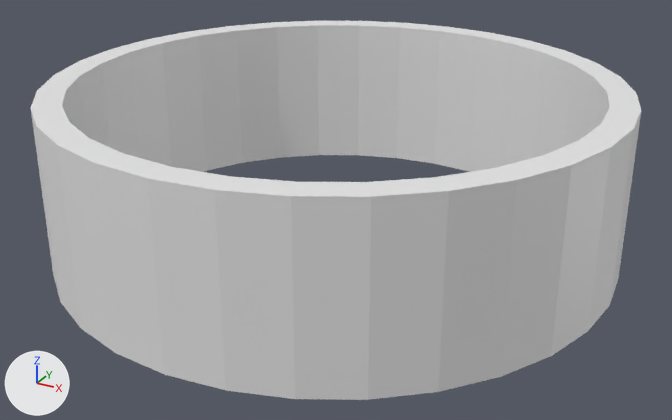
The Blender file onPipe/Assets/PipeHead.blend: old version first, new version second.
Both versions are drawn from a camera (50 mm lens) standing at (1.491, -2.712, 1.181) and looking at (0.031, -0.056, -0.147). The axes (+X, +Y, +Z) are drawn at lower left. The lights are the same throughout.

Script lines for the objects in view, before the commit:
```python
me_cylinder = bpy.data.meshes.new('Cylinder')
me_cylinder.from_pydata(...)  # 128 vertices, 128 faces; spans x -1.0..1.0, y -1.0..1.0, z -1.0..1.0
ob_cylinder = bpy.data.objects.new('Cylinder', me_cylinder)
ob_cylinder.location = (0.0, 0.0, 0.0)
ob_cylinder.scale = (1.0, 1.0, 0.297)
```
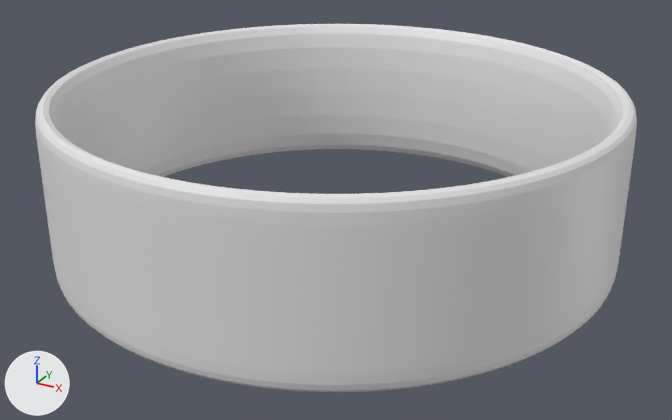
Where the change shows, as pixel boxes (x1, y1, x2, y2) in the pictures (672 x 420 px):
'Cylinder', reshaped, modifiers changed: before (31, 21, 641, 400); after (35, 24, 637, 392)
part 1 of me_cylinder, built on: before (31, 111, 641, 400); after (35, 98, 637, 392)

Edits to the bpy script that builds the scene:
```text
Change me_cylinder:
    used by ob_cylinder; location = (0.0, 0.0, 0.0); scale = (1.0, 1.0, 0.297)
    remove me_cylinder.from_pydata(...)  # 128 vertices, 128 faces; spans x -1.0..1.0, y -1.0..1.0, z -1.0..1.0
    add me_cylinder.from_pydata(...)  # 192 vertices, 192 faces; spans x -1.0..1.0, y -1.0..1.0, z -1.0..1.0
    me_cylinder part 1
    32 faces are deleted
    32 new vertices lie (0.0, 0.0, -0.24) away from vertices in x -1.0..1.0, y -1.0..1.0, z 1.0
    32 new vertices lie (0.0, 0.0, 0.24) away from vertices in x -1.0..1.0, y -1.0..1.0, z -1.0
    96 new faces join them
Change ob_cylinder:
    add _m = ob_cylinder.modifiers.new('Subdivision', 'SUBSURF')
    add _m.levels = 3
    add _m.render_levels = 3
```
